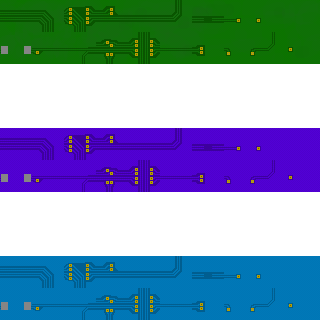
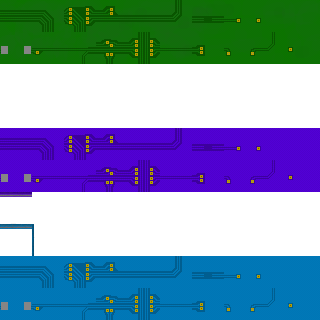
Layers edited between the first and the second 320x320 image:
painted on "Paint Layer 1(pasted) Merged" over [left=0, top=192, right=35, bottom=256]
painted on "Background Merged" over [left=0, top=192, right=35, bottom=256]
